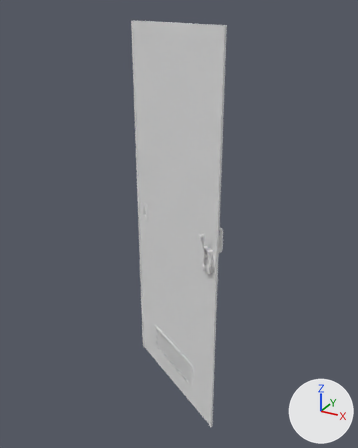
One commit to the FBX model Assets/Fbx/Vagon/Vagon_door/Vagon_door_CR_01.fbx: the scene before it, then after it.
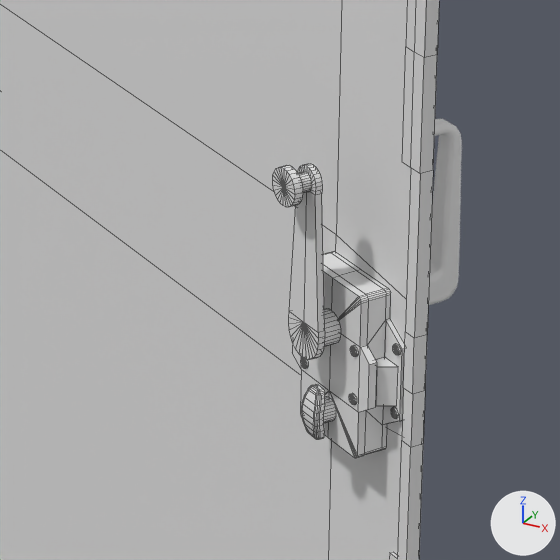
There are two pictures of each version: one whole from a 50 mm camera at (9.948, -2.377, 3.55) aimed at (8.759, -0.217, 2.469), one close up on the part from 45% to 66% of the width and 47% to 64% of the height. Every picture has the same lights, and +X, +Y and +Z are marked at lower right. The close-ups show mesh edges as thin lines. Where no turn or scale is listed for an object, it has been applied to the vertices. Vertices at the same position are counted once.

Objects in the first close-up: 'Vagon_door_CR_01', 'Vagon_door_CR_handle_01'.
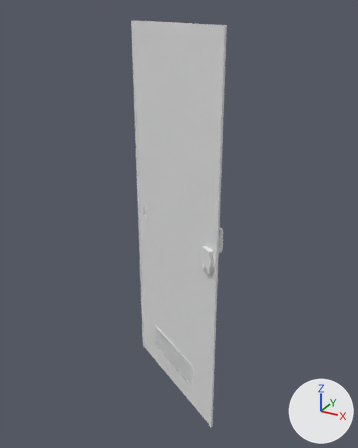
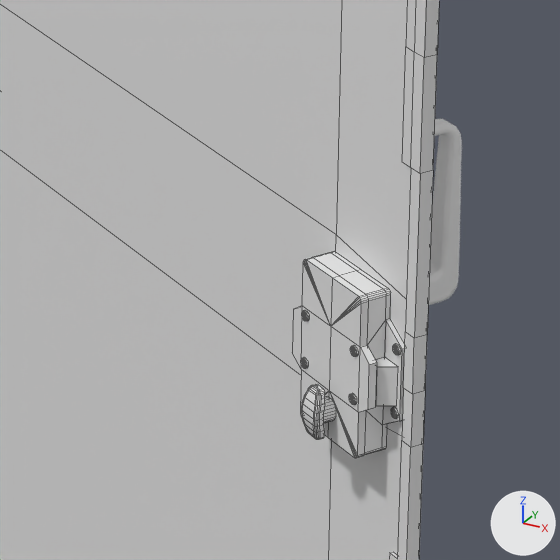
What changed in the scene script:
```text
Change me_vagon_door_cr_01:
    where me_vagon_door_cr_01.from_pydata(...)  # 2071 vertices, 1791 faces; spans x -0.01..0.72, y -0.45..0.02, z 0.01..2.1
    used by ob_vagon_door_cr_01; location = (8.3758, -0.0302, 1.38)
    me_vagon_door_cr_01 part 1: the loose piece of 133 vertices spanning x 0.63..0.66, y -0.44..-0.4, z 1.05..1.18 is deleted
    me_vagon_door_cr_01 part 2: the loose piece of 97 vertices spanning x 0.62..0.65, y -0.45..-0.43, z 1.16..1.19 is deleted
```

Changed parts and their boxes [x1, y1, x2, y2] in the close-ups (560 x 560 px):
part 1 of me_vagon_door_cr_01, deleted: before [289, 164, 341, 360]
part 2 of me_vagon_door_cr_01, deleted: before [273, 165, 312, 207]
